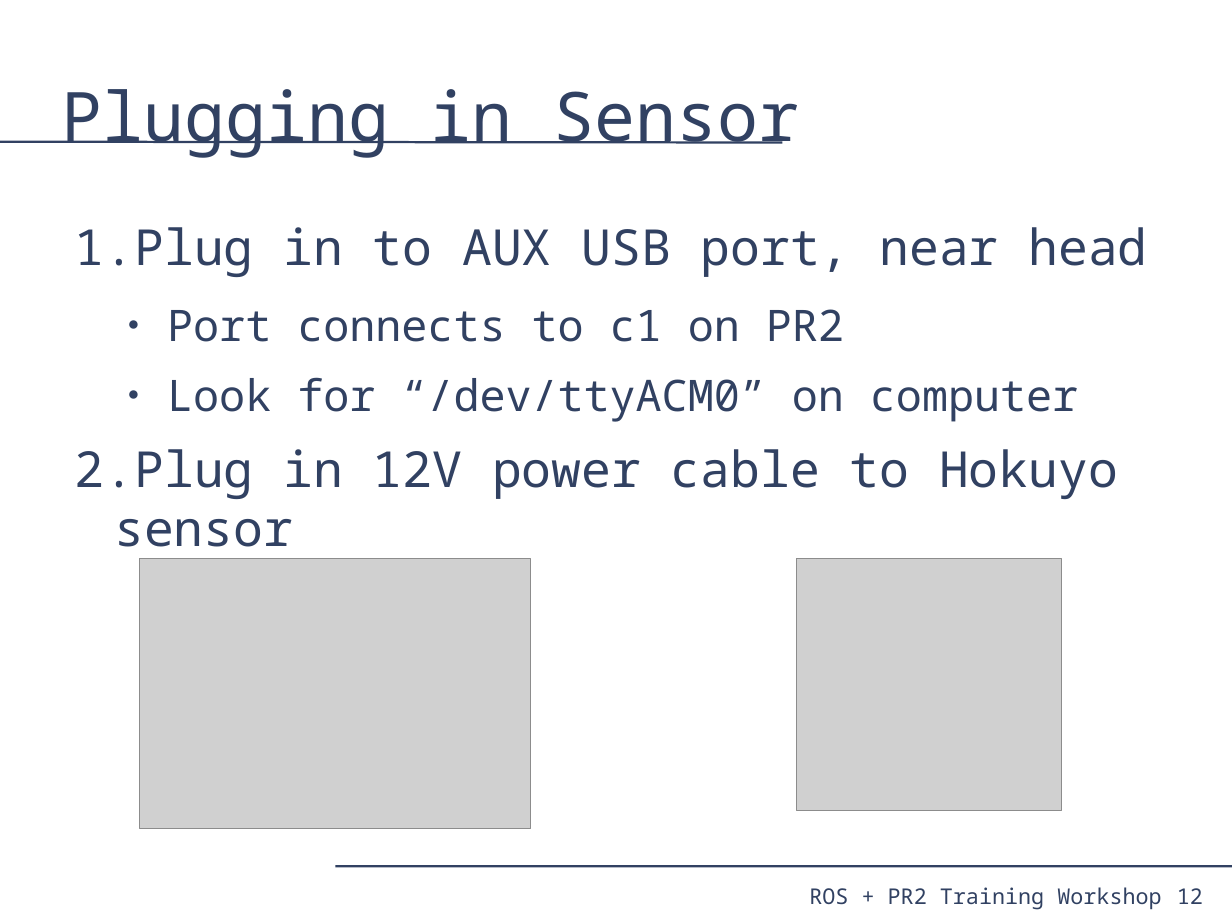
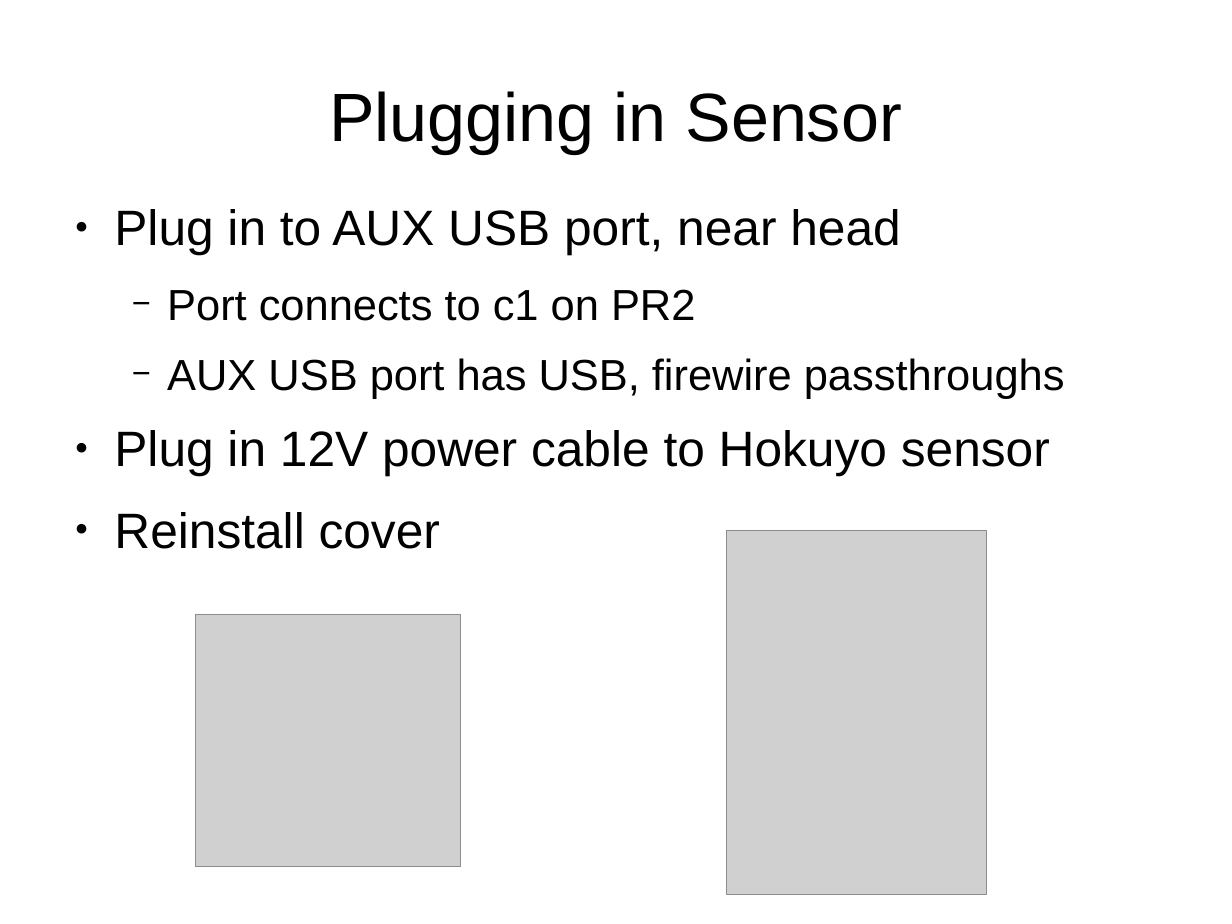
Before and after one commit to PR2/pr2_docs, a slide deck: slide 14 of pr2_training_workshop/modifying_pr2/adding_sensor.odp (slide 12 before the commit). Drawn at 1232x924 pixels with LibreOffice and Linux fonts; fonts in the diff are those of the drawing; grey boxes stand for pictures. Boxes give left, top, right and bottom in pixels: in the first picture for what was removed or moved away, otherwise in the second. Text is boxed around its words. In the diff, an @@ line names an element or a change of style, - is before the commit and + after.

Commit message:
Adding sensor now has corrections and additions from Eric and Keenan

```diff
--- a/pr2_training_workshop/modifying_pr2/adding_sensor.odp
+++ b/pr2_training_workshop/modifying_pr2/adding_sensor.odp
@@ title "Plugging in Sensor" at [329, 91, 902, 153]: font Noto Sans Mono to Arial, text colour #314162 to #000000; alignment left to centre @@
@@ line removed from (0, 142) to (783, 142) @@
@@ text "Plug in to AUX USB ...": place and size @@
-text "Plug in to AUX USB ..." at [75, 227, 1148, 560]
+text "Plug in to AUX USB ..." at [114, 209, 1065, 549]
@@ text at [114, 209, 1050, 476]: font Noto Sans Mono to Arial, text colour #314162 to #000000 in "Plug in to AUX USB port, near ...", "Port connects to c1 on PR2", "Plug in 12V power cable to Hokuyo ..."; bullet 1. to ●; bullet colour #314162 to #000000; bullet ● to − @@
@@ text at [167, 358, 1065, 399]: text changed; font Noto Sans Mono to Arial; text colour #314162 to #000000 @@
-  ● Look for “/dev/ttyACM0” on computer
+  − AUX USB port has USB, firewire passthroughs
@@ text at [114, 512, 440, 549]: paragraph added @@
+● Reinstall cover
@@ picture: place and size @@
-picture at [797, 559, 1062, 811]
+picture at [727, 531, 987, 894]
@@ picture: place and size @@
-picture at [140, 559, 531, 830]
+picture at [196, 615, 461, 866]
@@ line removed from (335, 866) to (1232, 866) @@
@@ text removed at [809, 887, 1161, 910] @@
-ROS + PR2 Training Workshop
@@ page number removed at [1177, 888, 1203, 904] @@
-12
```
Also in this commit, not shown: 13 other slides changed, 4 slides added, 1 slide removed.
